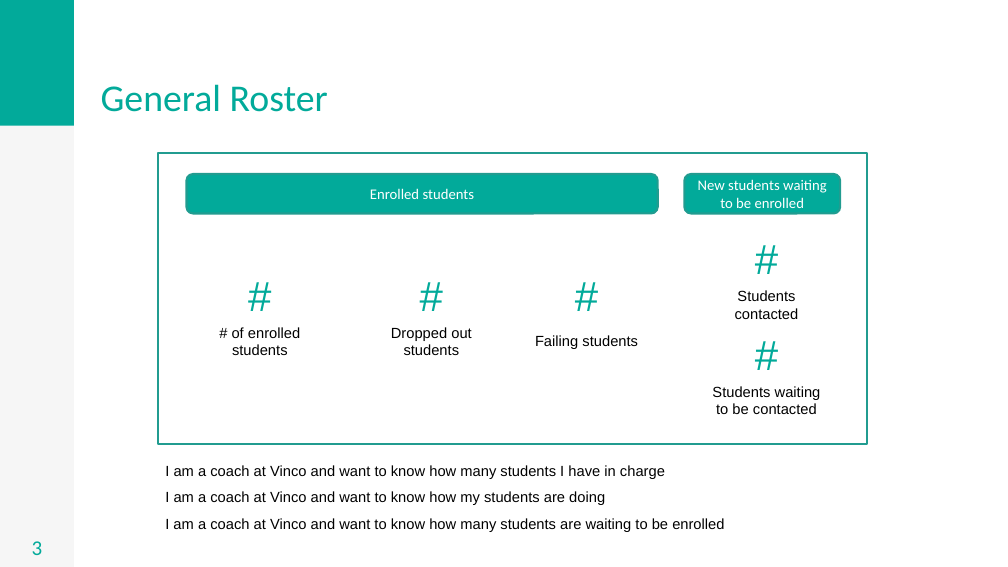
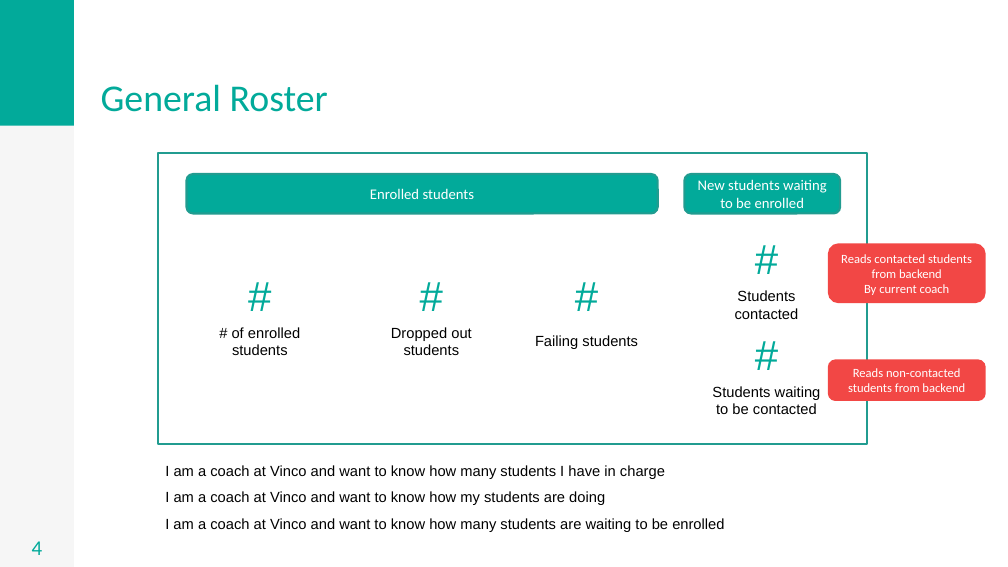
Before and after one commit to seismo2003/final, a slide deck: slide 4 of assets/Wireframe and user stories Vinco.pptx (slide 3 before the commit). Drawn at 1008x567 pixels with LibreOffice and Linux fonts; fonts in the diff are those of the drawing. Boxes give left, top, right and bottom in pixels: in the first picture for what was removed or moved away, otherwise in the second. Text is boxed around its words. In the diff, an @@ line names an element or a change of style, - is before the commit and + after.

```diff
--- a/assets/Wireframe and user stories Vinco.pptx
+++ b/assets/Wireframe and user stories Vinco.pptx
@@ rounded rectangle added at [829,244,985,302], fill #F24745, outline #F24745 2 pt, 12 pt, text #FFFFFF @@
+Reads contacted students from backend
+By current coach
@@ rounded rectangle added at [829,361,985,400], fill #F24745, outline #F24745 2 pt, 12 pt, text #FFFFFF @@
+Reads non-contacted students from backend
@@ page number at [32,541,43,555]: text changed @@
-3
+4
```
Also in this commit, not shown: 2 slides added.
